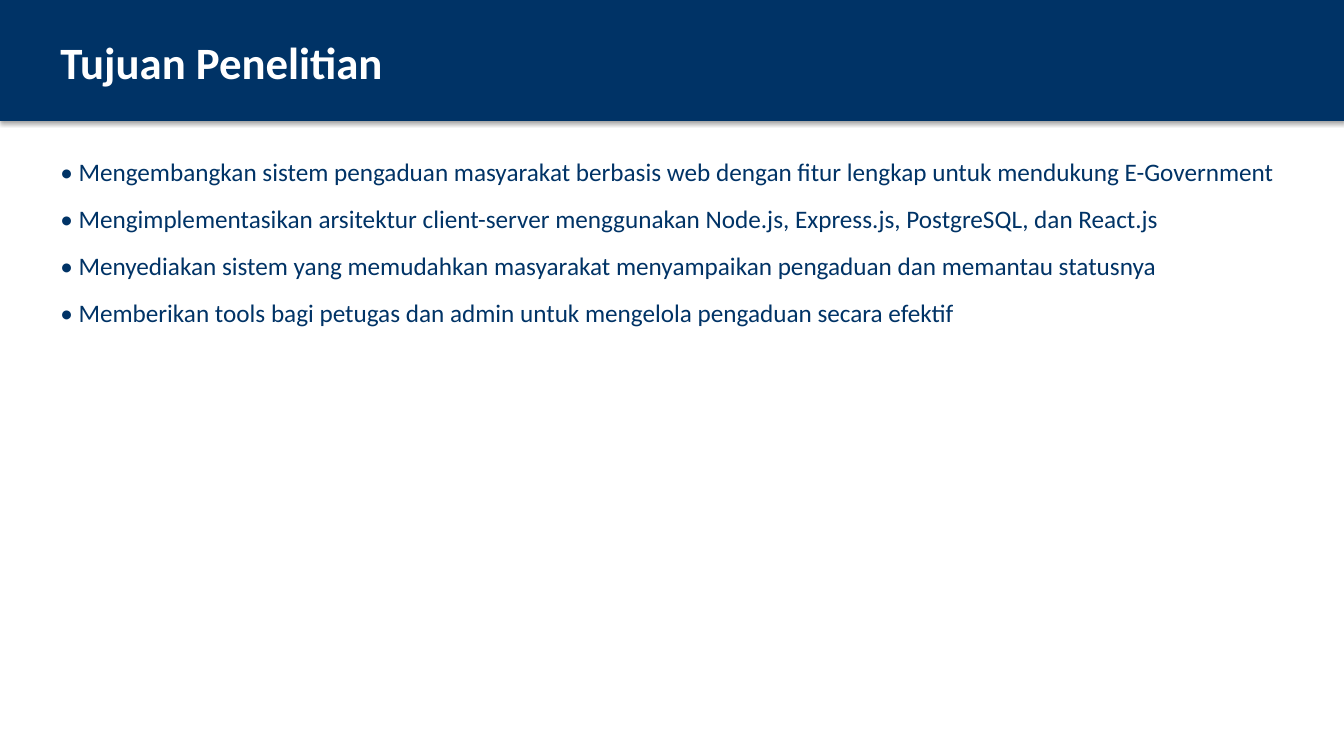
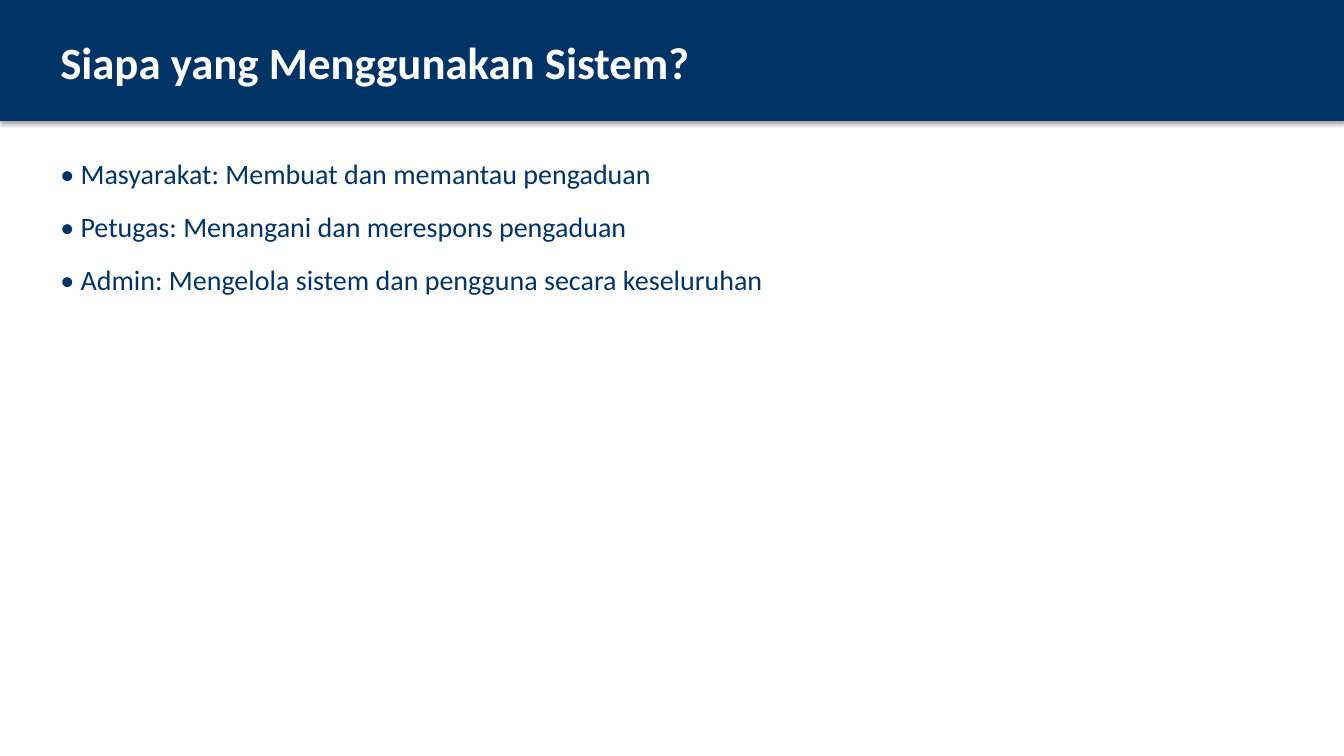
Before and after one commit to irfan-ghzl/CRM, a slide deck: slide 12 of PRESENTASI_SISTEM_PENGADUAN_MASYARAKAT.pptx (slide 7 before the commit). Drawn at 1344x756 pixels with LibreOffice and Linux fonts; fonts in the diff are those of the drawing. Boxes give left, top, right and bottom in pixels: in the first picture for what was removed or moved away, otherwise in the second. Text is boxed around its words. In the diff, an @@ line names an element or a change of style, - is before the commit and + after.

```diff
--- a/PRESENTASI_SISTEM_PENGADUAN_MASYARAKAT.pptx
+++ b/PRESENTASI_SISTEM_PENGADUAN_MASYARAKAT.pptx
@@ text at <box>60,47,689,87</box>: text changed @@
-Tujuan Penelitian
+Siapa yang Menggunakan Sistem?
@@ text at <box>81,164,762,295</box>: text changed; size 18 to 20 pt @@
-• Mengembangkan sistem pengaduan masyarakat berbasis web dengan fitur lengkap untuk mendukung E-Government
-• Mengimplementasikan arsitektur client-server menggunakan Node.js, Express.js, PostgreSQL, dan React.js
-• Menyediakan sistem yang memudahkan masyarakat menyampaikan pengaduan dan memantau statusnya
-• Memberikan tools bagi petugas dan admin untuk mengelola pengaduan secara efektif
+• Masyarakat: Membuat dan memantau pengaduan
+• Petugas: Menangani dan merespons pengaduan
+• Admin: Mengelola sistem dan pengguna secara keseluruhan
```
Also in this commit, not shown: 14 other slides changed, 5 slides added, 5 slides removed.
